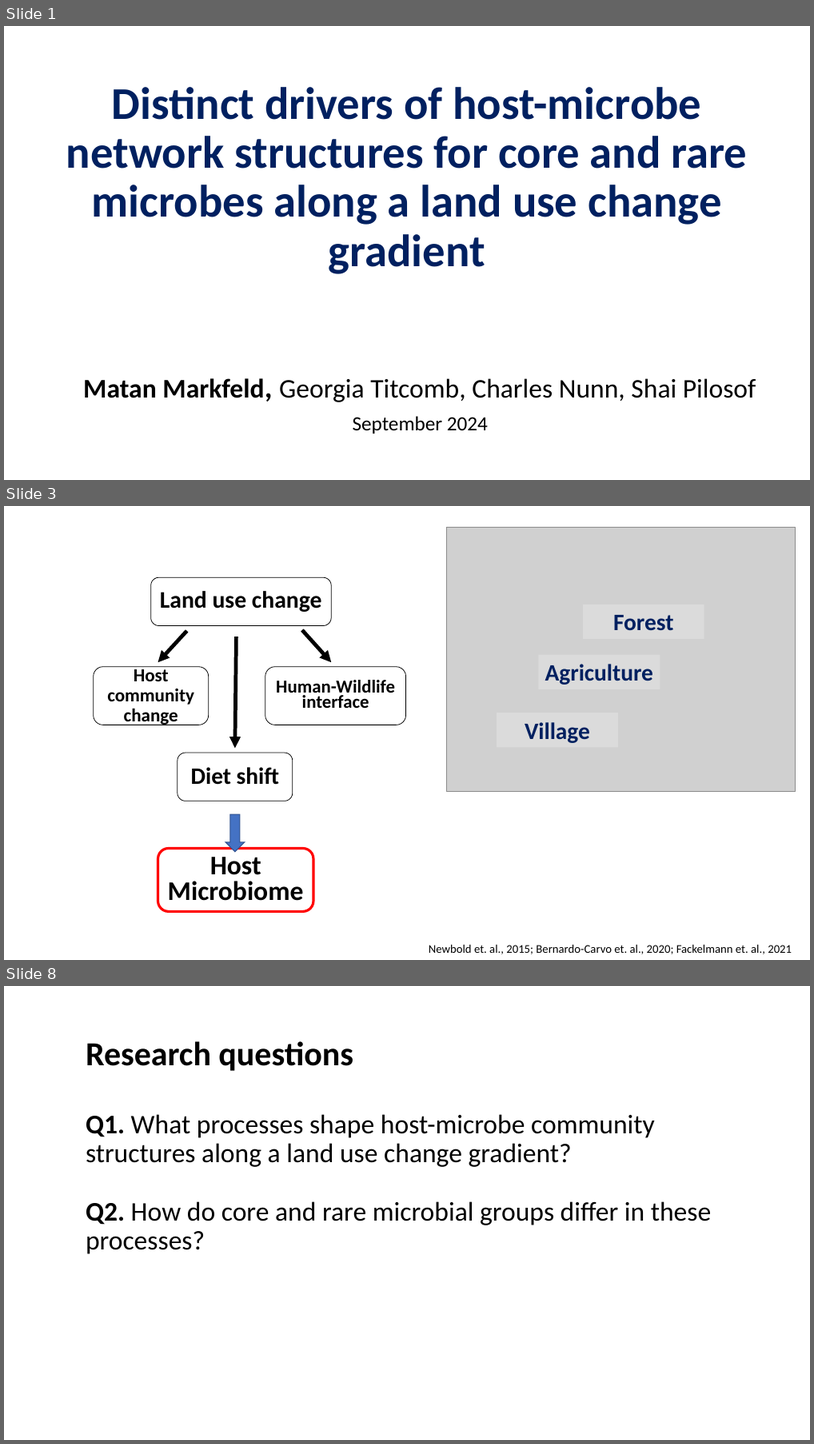
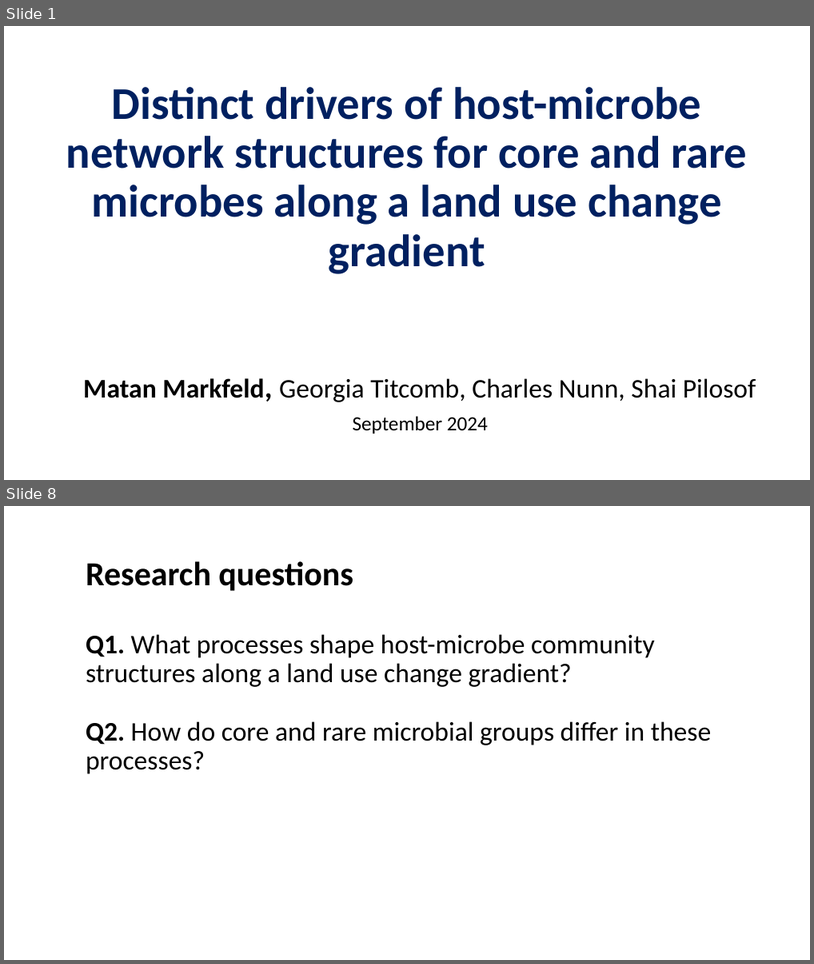
Before and after one commit to Ecological-Complexity-Lab/Microbiome_Structure_Madagascar, a slide deck: presentations/manuscript story.pptx. Shown one above the other, each under a label of ours: slides 1, 3 and 8 before the commit, slides 1 and 8 after it; the slides between them are not shown. The pictures are 814x1444 and 814x964 pixels, drawn with LibreOffice and Linux fonts; fonts in the diff are those of the drawing; grey boxes stand for pictures; background and template pictures are left out. Boxes give left, top, right and bottom in pixels: in the first picture for what was removed or moved away, otherwise in the second. Text is boxed around its words. In the diff, an @@ line names an element or a change of style, - is before the commit and + after.

```diff
--- a/presentations/manuscript story.pptx
+++ b/presentations/manuscript story.pptx
@@ slide 3 removed at [4,506,810,960], background #FFFFFF @@
@@ picture removed at [447,527,795,791] @@
@@ rounded rectangle removed at [151,577,331,626] @@
-Land use change
@@ rectangle removed at [583,604,705,639] @@
-Forest
@@ arrow removed from (187, 631) to (158, 662) @@
@@ arrow removed from (236, 636) to (235, 748) @@
@@ arrow removed from (302, 630) to (331, 662) @@
@@ rounded rectangle removed at [94,667,209,725] @@
-Host community change
@@ rounded rectangle removed at [266,667,406,725] @@
-Human-Wildlife interface
@@ rectangle removed at [538,655,660,689] @@
-Agriculture
@@ rectangle removed at [497,712,618,747] @@
-Village
@@ rounded rectangle removed at [178,753,293,801] @@
-Diet shift
@@ down arrow removed at [226,815,245,852] @@
@@ rounded rectangle removed at [158,848,314,911] @@
-Host Microbiome
@@ text removed at [429,944,792,954] @@
-Newbold et. al., 2015; Bernardo-Carvo et. al., 2020; Fackelmann et. al., 2021
```
Also in this commit, not shown: 10 slides changed, 3 slides added, 2 other slides removed.
